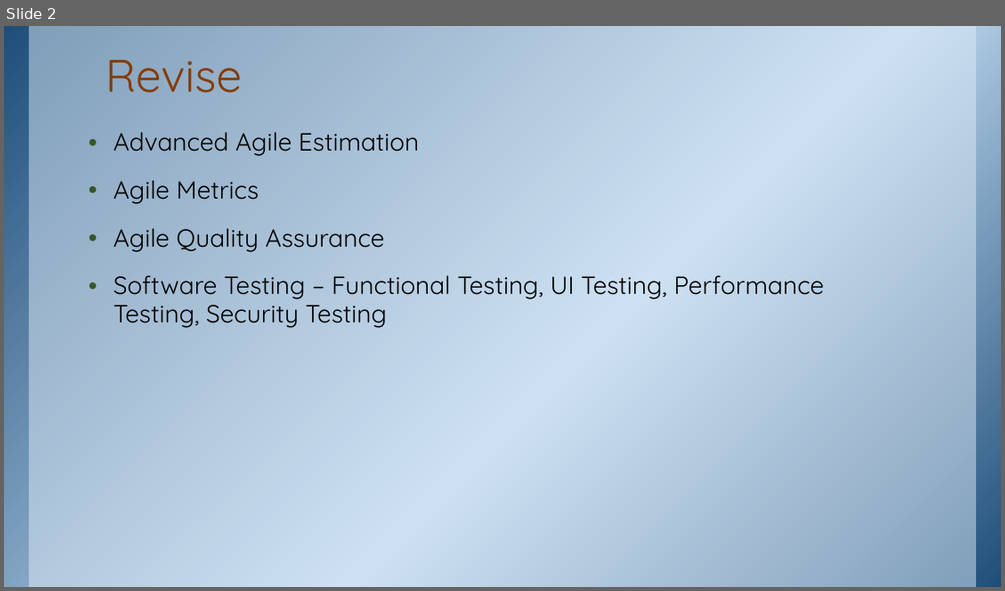
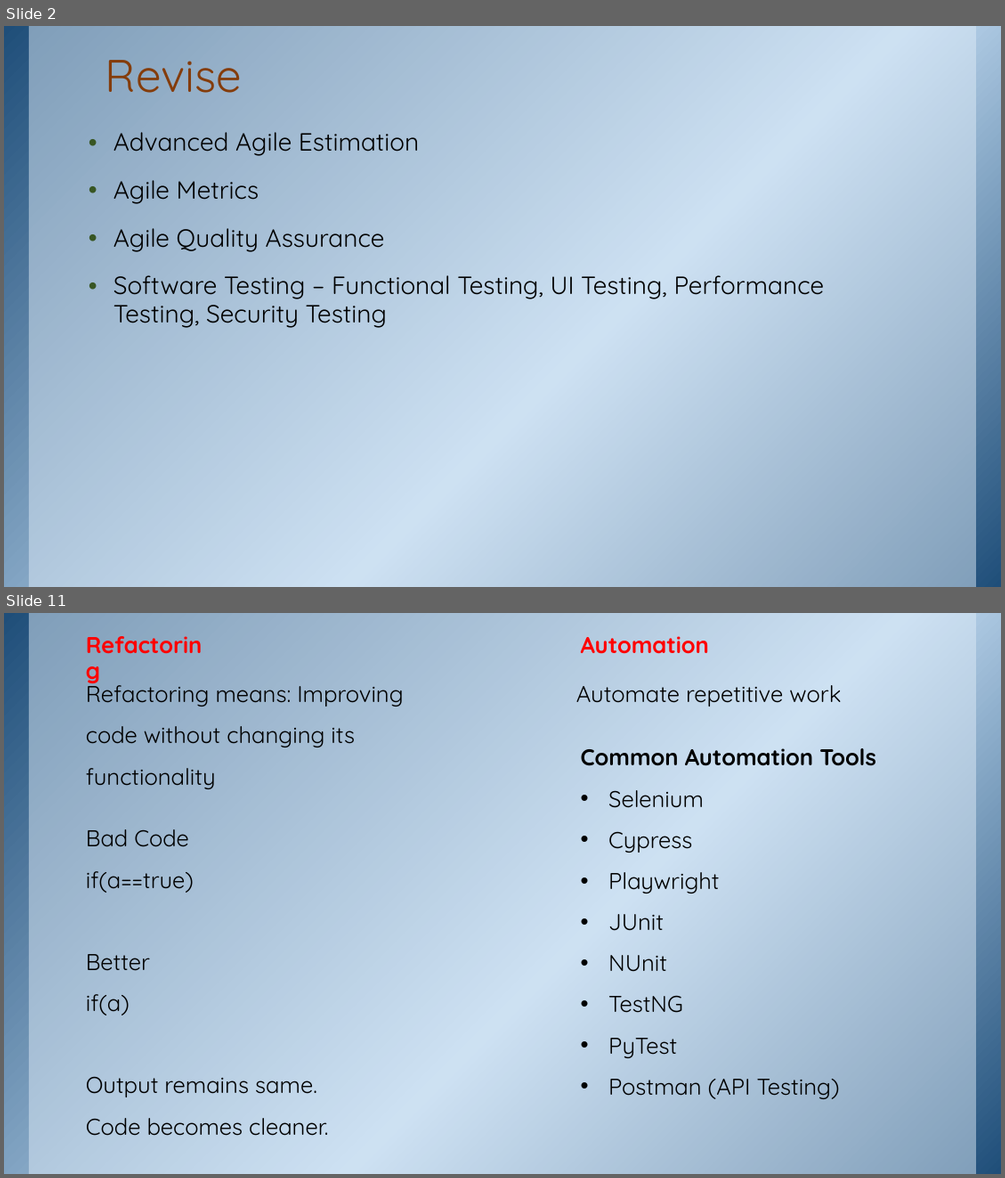
Before and after one commit to ketkiinamdar/IGCOE, a slide deck: TE - Lecture-8-4Aug2026.pptx. Shown one above the other, each under a label of ours: slide 2 before the commit, slides 2 and 11 after it; the slides between them are not shown. The pictures are 1005x591 and 1005x1178 pixels, drawn with LibreOffice and Linux fonts; fonts in the diff are those of the drawing; background and template pictures are left out. Boxes give left, top, right and bottom in pixels: in the first picture for what was removed or moved away, otherwise in the second. Text is boxed around its words. In the diff, an @@ line names an element or a change of style, - is before the commit and + after.

```diff
--- a/TE - Lecture-8-4Aug2026.pptx
+++ b/TE - Lecture-8-4Aug2026.pptx
@@ slide 11 added at bbox=[4, 613, 1001, 1174], background picture (left out); not listed: 2 template elements that a slide beside it also shows @@
@@ text added at bbox=[581, 636, 709, 654], 22 pt, text #FF0000, bold @@
+Automation
@@ text added at bbox=[86, 678, 210, 706], 22 pt, text #FF0000, bold @@
+Refactoring
@@ text added at bbox=[86, 686, 403, 789], 22 pt, text #000000 @@
+Refactoring means: Improving code without changing its functionality
@@ text added at bbox=[576, 685, 841, 706], 22 pt, text #000000 @@
+Automate repetitive work
@@ text added at bbox=[581, 748, 876, 1099], 22 pt, text #000000 @@
+Common Automation Tools
+• Selenium
+• Cypress
+• Playwright
+• JUnit
+• NUnit
+• TestNG
+• PyTest
+• Postman (API Testing)
@@ text added at bbox=[86, 829, 328, 1135], 22 pt, text #000000 @@
+Bad Code
+if(a==true)
+Better
+if(a)
+Output remains same.
+Code becomes cleaner.
```
Also in this commit, not shown: 1 slide changed, 16 other slides added, 1 slide removed, 1 other file.
